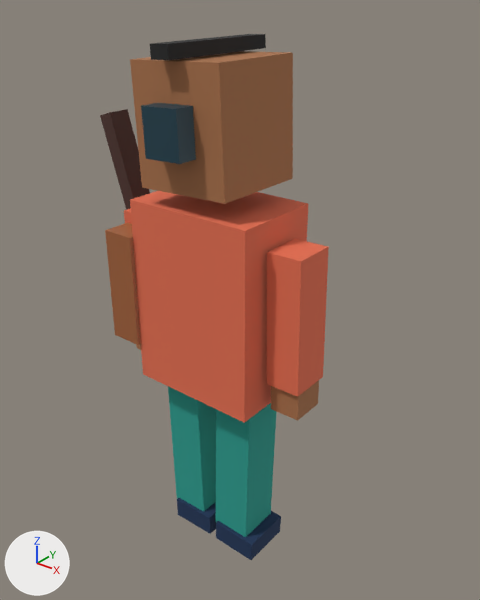
An edit to the glTF model public/assets/actors/musico.gltf, drawn before and after from the same camera.
The view is the same before and after, from a 50 mm lens placed at (0.991, -1.157, 1.504), pointed at (0.032, 0.042, 0.761). Lighting does not change. The marker at lower left points along +X, +Y and +Z. The first picture is the older version. Both versions are drawn at frame 10 of the action 'walk'; the numbers are the values there.

The first picture shows 'armRMesh', 'cupR', 'guitarBody', 'guitarNeck', 'handR', 'head', 'headband', 'legLMesh', 'legRMesh', 'shoeL', 'shoeR', 'torso' and 1 more.
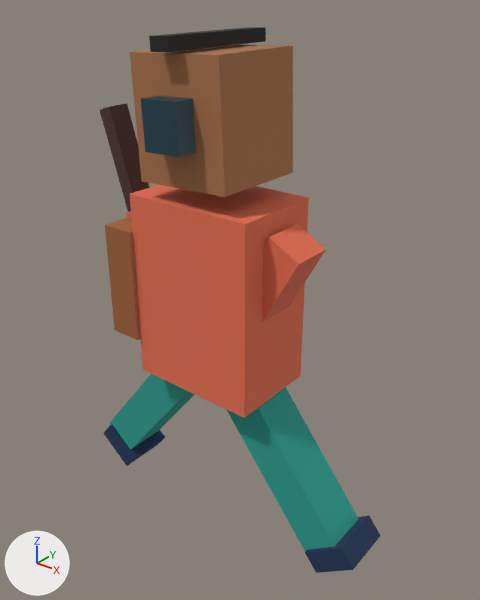
ob_hips is not drawn itself; it is the parent of ob_torso, ob_headpivot, ob_arml, ob_armr, ob_legl, ob_legr, ob_guitarbody, ob_guitarneck.
ob_armr is not drawn itself; it is the parent of ob_armrmesh, ob_handr.
ob_legl is not drawn itself; it is the parent of ob_leglmesh, ob_shoel.
ob_legr is not drawn itself; it is the parent of ob_legrmesh, ob_shoer.

Where the change shows, as pixel boxes [x1, y1, x2, y2] in the pictures (480 x 600 px):
'torso', moved: before [130, 191, 308, 423]; after [130, 185, 309, 418]
'head', moved: before [130, 51, 293, 204]; after [130, 45, 293, 197]
'legRMesh', moved, turned: before [216, 403, 276, 537]; after [226, 387, 359, 551]
'armRMesh', moved, turned: before [267, 239, 329, 397]; after [262, 224, 326, 323]
'legLMesh', moved, turned: before [168, 386, 216, 512]; after [110, 374, 195, 449]
'shoeR', moved, turned: before [216, 511, 281, 560]; after [305, 516, 380, 573]
'cupR', moved: before [141, 103, 196, 164]; after [141, 96, 196, 157]
'guitarBody', moved: before [105, 223, 141, 345]; after [105, 217, 140, 340]
'headband', moved: before [150, 34, 266, 60]; after [149, 27, 266, 52]
'guitarNeck', moved: before [100, 109, 150, 210]; after [100, 103, 150, 212]
'shoeL', moved, turned: before [177, 498, 216, 534]; after [104, 425, 165, 466]
'handR', moved, turned (not visible afterwards): before [271, 380, 319, 421]
'armLMesh', moved (mostly hidden): before [124, 208, 132, 224]; after [126, 211, 131, 218]
'handL', moved (not visible afterwards): before [136, 344, 141, 350]

Diff of the bpy script that builds the scene:
```diff
--- a/public/assets/actors/musico.gltf.py
+++ b/public/assets/actors/musico.gltf.py
@@ ob_hips @@
 ob_hips.parent = ob_root
-ob_hips.location = (0.0, 0.0, 0.521)
+ob_hips.location = (0.0, 0.0, 0.536)
@@ ob_armr @@
 ob_armr.location = (0.23, 0.0, 0.44)
-ob_armr.rotation_euler = (0.0, -0.0207, 0.0)  # degrees (0, -1.2, 0)
+ob_armr.rotation_euler = (0.0, 0.503, 0.0)  # degrees (0, 29, 0)
@@ ob_legl @@
 ob_legl.location = (-0.09, 0.0, 0.02)
-ob_legl.rotation_euler = (0.0, -0.0276, 0.0)  # degrees (0, -1.6, 0)
+ob_legl.rotation_euler = (0.0, 0.67, 0.0)  # degrees (0, 38, 0)
@@ ob_legr @@
 ob_legr.location = (0.09, 0.0, 0.02)
-ob_legr.rotation_euler = (0.0, 0.0276, 0.0)  # degrees (0, 1.6, 0)
+ob_legr.rotation_euler = (0.0, -0.67, 0.0)  # degrees (0, -38, 0)
```
